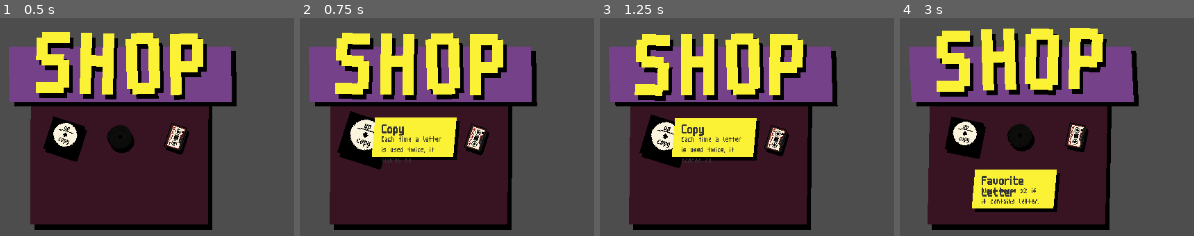
Above: before the commit, frames 1-4 (left to right).
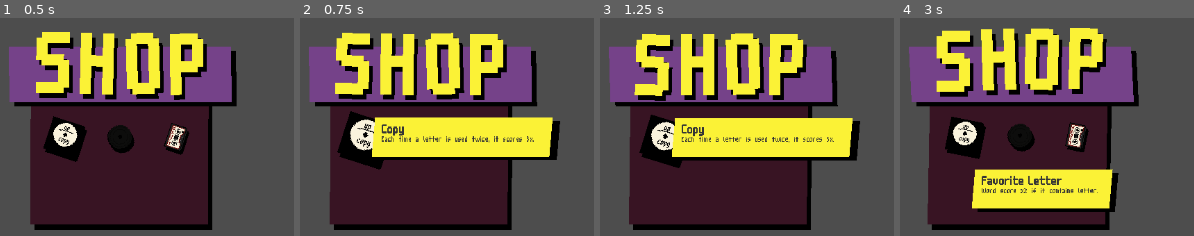
Above: after the commit, the same moments.

Repository: LiranDat/Spitandspell
Game: Godot game, scene res://shop.tscn
Same seed, same stepped clock (60 frames per second), same inputs: the game is played once before the commit and once after it. This scene is started directly instead of the project's main scene.
Inputs (mouse positions are in pixels of both pictures, inside the frame that each line leads up to):
- Up to frame 1 (0.5 s): no input
- Up to frame 2 (0.75 s): move the mouse to (364, 135) at 0.52 s; click (364, 135) at 0.67 s
- Up to frame 3 (1.25 s): no input
- Up to frame 4 (3 s): move the mouse to (1020, 135) at 1.27 s; click (1020, 135) at 1.42 s; move the mouse to (1076, 135) at 2.02 s; click (1076, 135) at 2.17 s; move the mouse to (964, 190) at 2.77 s; click (964, 190) at 2.92 s

Frame 1 is identical in both runs. In frame 2, 7.2% of the frame differs, in the area x 27-89%, y 45-67%; in frame 3, 7.2%; in frame 4, 4.9%.

Commit message:
Album scales with long text

Diff:
--- a/album.gd
+++ b/album.gd
@@ -7,7 +7,7 @@
 		updateAlbumInfo()
 
 const ALBUMFILE = "res://albums.xml"
-const ALBUMATTRIBUTES = ["id","title","description","price"]
+const ALBUMATTRIBUTES = ["id","title","description","subdescript","price"]
 
 
 var time = 0.0
@@ -25,7 +25,7 @@
 func _process(delta: float) -> void:
 	sway(delta)
 	if(owned):
-		$Tooltip/TooltipBox/PriceTag.hide()
+		$Tooltip/PriceTag.hide()
 		$Tooltip/Price.hide()
 	pass
 
@@ -35,11 +35,16 @@
 	print(albumInfo)
 	$Album.frame=albumNumber
 	$Album/Shadow.frame=albumNumber
-	#["id","title","description","price"]
-	$Tooltip/AlbumName.text = albumInfo["title"]
+	#["id","title","description","subdescr","price"]
+	var albumName :String = albumInfo["title"]
+	$Tooltip/AlbumName.text = albumName
+	var textSize = max($Tooltip/AlbumName.size.x,$Tooltip/AlbumDescription.size.x)
+	if(textSize>90.0):
+		$Tooltip/TooltipBox.scale.x = (textSize+10.0)*1.1
 	$Tooltip/AlbumDescription.text = albumInfo["description"]
+	$Tooltip/AlbumDescription/AlbumSubDescription.text = albumInfo["subdescript"]
 	$Tooltip/Price.text = albumInfo["price"]+ " $"
-
+	pass
 
 func appear():
 	tween = get_tree().create_tween()
@@ -143,6 +148,9 @@
 			for attribute in ALBUMATTRIBUTES:
 				if(part.to_dict()["__name__"]==attribute):
 					album[attribute] = part.content
+		for attribute in ALBUMATTRIBUTES:
+			if(!album.has(attribute)):
+				album[attribute]=""
 		albums.append(album)
 	return albums
 	pass
--- a/album.tscn
+++ b/album.tscn
@@ -50,13 +50,15 @@
 clip_contents = false
 offset_left = -16.0
 offset_top = -16.0
-offset_right = 69.0
-offset_bottom = 28.0
+offset_right = 64.0
+offset_bottom = -2.0
+size_flags_horizontal = 3
 theme_override_fonts/normal_font = ExtResource("3_m6jhs")
-theme_override_font_sizes/normal_font_size = 16
 bbcode_enabled = true
-text = "Album"
+text = "Album Name"
+fit_content = true
 scroll_active = false
+autowrap_mode = 0
 
 [node name="AlbumDescription" type="RichTextLabel" parent="Tooltip"]
 modulate = Color(0.20871, 0.20871, 0.20871, 1)
@@ -64,14 +66,29 @@
 clip_contents = false
 offset_left = -16.0
 offset_top = -6.0
-offset_right = 66.0
-offset_bottom = 17.0
+offset_right = 72.0
+offset_bottom = 22.0
 theme_override_fonts/normal_font = ExtResource("4_lmjgm")
 bbcode_enabled = true
-text = "Each e scores double
-"
+text = "A
+A"
 fit_content = true
 scroll_active = false
+autowrap_mode = 0
+metadata/_edit_use_anchors_ = true
+
+[node name="AlbumSubDescription" type="RichTextLabel" parent="Tooltip/AlbumDescription"]
+z_index = 1
+clip_contents = false
+offset_top = 13.0
+offset_right = 88.0
+offset_bottom = 41.0
+theme_override_fonts/normal_font = ExtResource("4_lmjgm")
+bbcode_enabled = true
+fit_content = true
+scroll_active = false
+autowrap_mode = 0
+metadata/_edit_use_anchors_ = true
 
 [node name="Price" type="RichTextLabel" parent="Tooltip"]
 modulate = Color(0.20871, 0.20871, 0.20871, 1)
@@ -93,7 +110,7 @@
 [node name="TooltipBox" type="Polygon2D" parent="Tooltip"]
 position = Vector2(-24, -24)
 scale = Vector2(100, 48)
-skew = 0.0872664
+skew = 0.0872663
 color = Color(0.984314, 0.94902, 0.211765, 1)
 polygon = PackedVector2Array(0, 0, 1, 0, 1, 1, 0, 1)
 
@@ -103,12 +120,14 @@
 color = Color(0, 0, 0, 1)
 polygon = PackedVector2Array(0, 0, 1, 0, 1, 1, 0, 1)
 
-[node name="PriceTag" type="Polygon2D" parent="Tooltip/TooltipBox"]
-position = Vector2(-0.094252, 0.376432)
+[node name="PriceTag" type="Polygon2D" parent="Tooltip"]
+position = Vector2(-35, -6.00002)
+scale = Vector2(100, 48)
+skew = 0.0872663
 color = Color(0.984314, 0.94902, 0.211765, 1)
 polygon = PackedVector2Array(0.514995, 0.836517, 0.608994, 1.17112, 1.08899, 1.17112, 0.994995, 0.836517)
 
-[node name="Shadow" type="Polygon2D" parent="Tooltip/TooltipBox/PriceTag"]
+[node name="Shadow" type="Polygon2D" parent="Tooltip/PriceTag"]
 show_behind_parent = true
 position = Vector2(0.0434995, 0.0836515)
 color = Color(0, 0, 0, 1)
--- a/albumparser.gd
+++ b/albumparser.gd
@@ -2,7 +2,7 @@
 extends Node2D
 @export_tool_button("Parse all Albums") var albumparse_action = parseAlbums
 const ALBUMFILE = "res://albums.xml"
-const ALBUMATTRIBUTES = ["id","title","description","price"]
+const ALBUMATTRIBUTES = ["id","title","description","subdescript","price"]
 
 func parseAlbums():
 	var doc : XMLDocument
Not shown, changed: albums.xml
Binary file changed: aseprite/albums.aseprite
